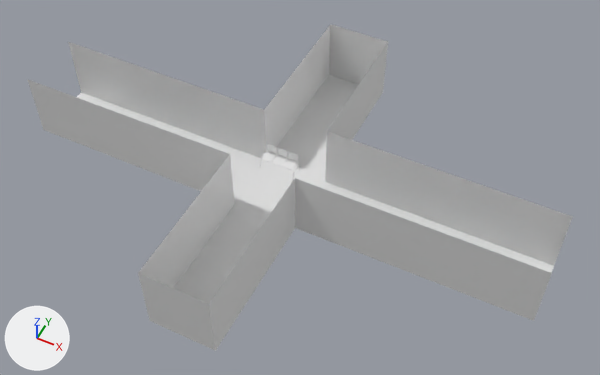
The Blender file scene.blend: old version first, new version second.
Both versions are drawn from a camera (50 mm lens) standing at (29.5, -54.1, 65.8) and looking at (2.6, -0.3, -1.5). The lights are fixed; the arrows at lower left show +X, +Y and +Z.

Objects in the first picture: 'Cube', 'Hallway', 'Legs', 'Some long stupid metal'.
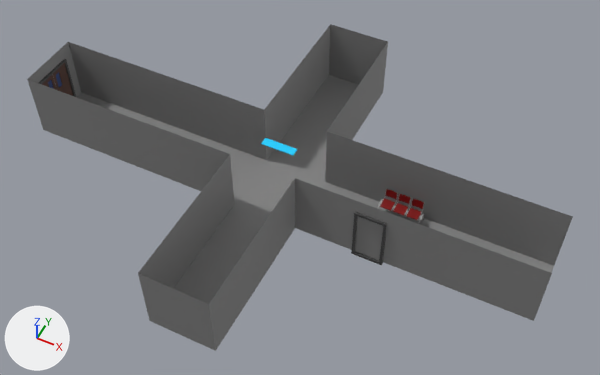
Diff of the bpy script that builds the scene:
```diff
--- a/scene.blend.py
+++ b/scene.blend.py
@@ me_cube_007 @@
-me_cube_007.from_pydata(...)  # 292 vertices, 268 faces; spans x -0.589..0.581, y -0.565..0.897, z -0.042..1.035
+me_cube_007.from_pydata(...)  # 8 vertices, 6 faces; spans x -1.0..1.0, y -1.0..1.0, z -1.0..1.0
+# me_cube_007 part 1: a new loose piece, a box spanning x -1.0..1.0, y -1.0..1.0, z -1.0..1.0, in mat_material (picture img_color_palette_webp)
+# me_cube_007 part 2: the loose piece of 16 vertices spanning x -0.547..0.547, y 0.699..0.897, z 0.209..0.992 is deleted
+# me_cube_007 part 3: the loose piece of 12 vertices spanning x -0.547..0.547, y -0.547..0.547, z -0.042..0.02 is deleted
+me_cube_007.materials.append(mat_material)  # picture img_color_palette_webp
@@ me_cube_003 @@
 # used by ob_hallway; location = (0.0, 0.0, 0.0); scale = (2.5, 2.5, 2.65)
 # verts and faces of me_cube_003; kept vertices keep their numbers, new ones are numbered from 16
-me_cube_003.from_pydata(...)  # 16 vertices, 9 faces; spans x -12.0..12.0, y -8.2..0.0, z -1.5..1.5
+me_cube_003.from_pydata(...)  # 17 vertices, 10 faces; spans x -12.0..12.0, y -8.2..0.0, z -1.5..1.5
+# me_cube_003 part 4
+verts[16] = (-12.0, 0.0, 1.5)  # pixel (48, 59)
+faces += [(8, 9, 16, 14)]
+# me_cube_003 part 5: 9 faces spanning x -12.0..12.0, y -8.2..0.0, z -1.5..1.5 switch from no material to mat_material (picture img_color_palette_webp)
@@ ob_legs @@
-ob_legs = bpy.data.objects.new('Legs', me_cylinder)
@@ ob_some_long_stupid_metal @@
-ob_some_long_stupid_metal = bpy.data.objects.new('Some long stupid metal', me_cube_006)
@@ ob_cube @@
 ob_cube = bpy.data.objects.new('Cube', me_cube_007)
-ob_cube.location = (-1.29, -0.05, 1.2)
+ob_cube.location = (0.0, 0.0, 3.38)
+ob_cube.scale = (1.9, 0.494, 0.031)
 _m = ob_cube.modifiers.new('Array', 'ARRAY')
@@ ob_door2 @@
+ob_door2 = bpy.data.objects.new('Door2', me_plane_001)  # 40 vertices, 34 faces; spans x -3.75..1.34, y -0.32..0.16, z -3.31..3.3; in mat_material (picture img_color_palette_webp)
+ob_door2.location = (-29.93, -1.23, -0.97)
+ob_door2.rotation_euler = (0.0, 0.0, -1.571)  # degrees (0, 0, -90)
@@ ob_door1 @@
+ob_door1 = bpy.data.objects.new('Door1', me_plane)  # 20 vertices, 17 faces; spans x -1.7..1.72, y -0.32..0.16, z -3.31..3.3; in mat_material (picture img_color_palette_webp)
+ob_door1.location = (12.19, -3.67, -0.97)
@@ ob_waitingchair_001 @@
+ob_waitingchair_001 = bpy.data.objects.new('WaitingChair.001', me_cylinder_001)  # 1408 vertices, 1315 faces; spans x -29.0..29.0, y -11.4..11.7, z -1.0..31.1; in mat_material (picture img_color_palette_webp)
+ob_waitingchair_001.location = (13.27, 2.62, -3.91)
+ob_waitingchair_001.scale = (0.0848, 0.0848, 0.0848)
```

Boxes [x1, y1, x2, y2] around the edits, measured in the pictures (600 x 375 px):
'WaitingChair.001', added (red): after [377, 189, 425, 224]
'Door2', added: after [39, 59, 76, 97]
'Cube', reshaped, moved, rescaled (33% shorter): before [262, 144, 298, 170]; after [261, 138, 297, 155]
'Door1', added (black): after [351, 212, 387, 265]
'Legs', deleted: before [260, 153, 300, 180]
'Some long stupid metal', deleted: before [261, 153, 298, 171]
part 1 of me_cube_007, added: after [261, 138, 297, 155]
part 2 of me_cube_007, deleted: before [267, 144, 298, 161]
part 3 of me_cube_007, deleted: before [262, 152, 297, 170]
part 4 of me_cube_003, added: after [28, 42, 81, 97]
part 5 of me_cube_003, recoloured: [27, 24, 573, 351] in both
